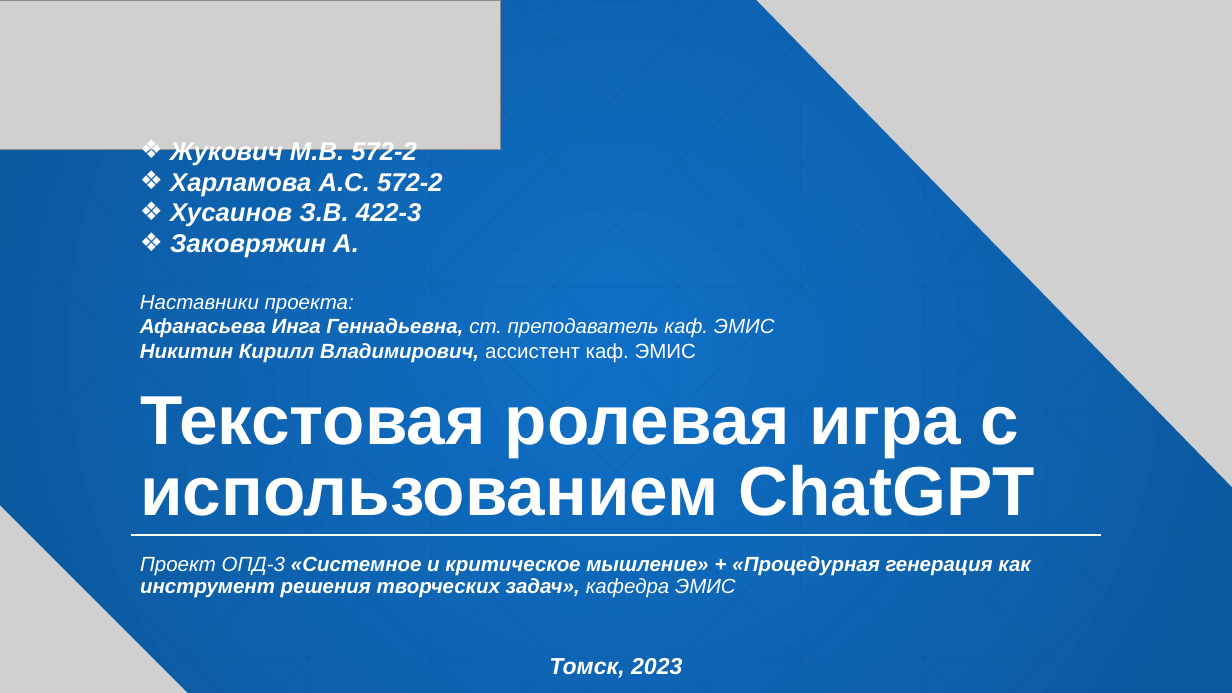
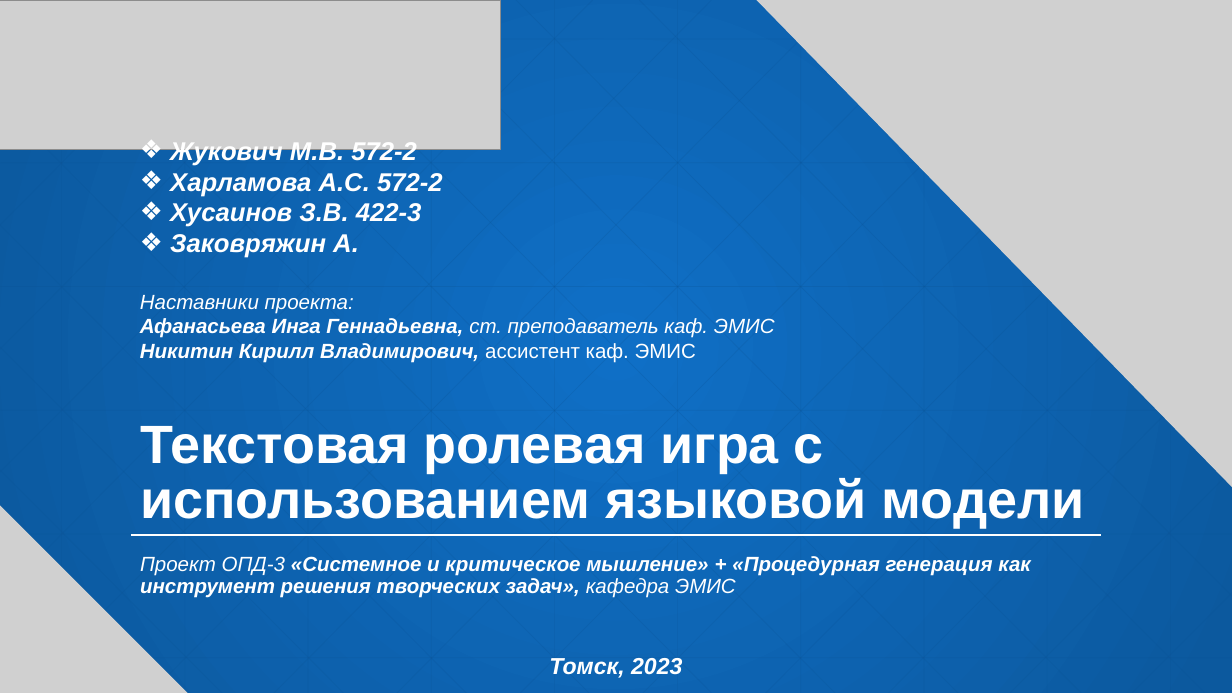
Before and after one commit to KorolOrol/OPDDungeonMaster, a slide deck: slide 1 of Презентейшн.pptx. Drawn at 1232x693 pixels with LibreOffice and Linux fonts; fonts in the diff are those of the drawing; grey boxes stand for pictures. Boxes give left, top, right and bottom in pixels: in the first picture for what was removed or moved away, otherwise in the second. Text is boxed around its words. In the diff, an @@ line names an element or a change of style, - is before the commit and + after.

```diff
--- a/Презентейшн.pptx
+++ b/Презентейшн.pptx
@@ title at (140,426,1085,528): text changed; size 54 to 42 pt @@
-Текстовая ролевая игра с использованием ChatGPT
+Текстовая ролевая игра с использованием языковой модели
```
Also in this commit, not shown: 6 other slides changed, 2 slides added, 1 slide removed, 10 other files.
